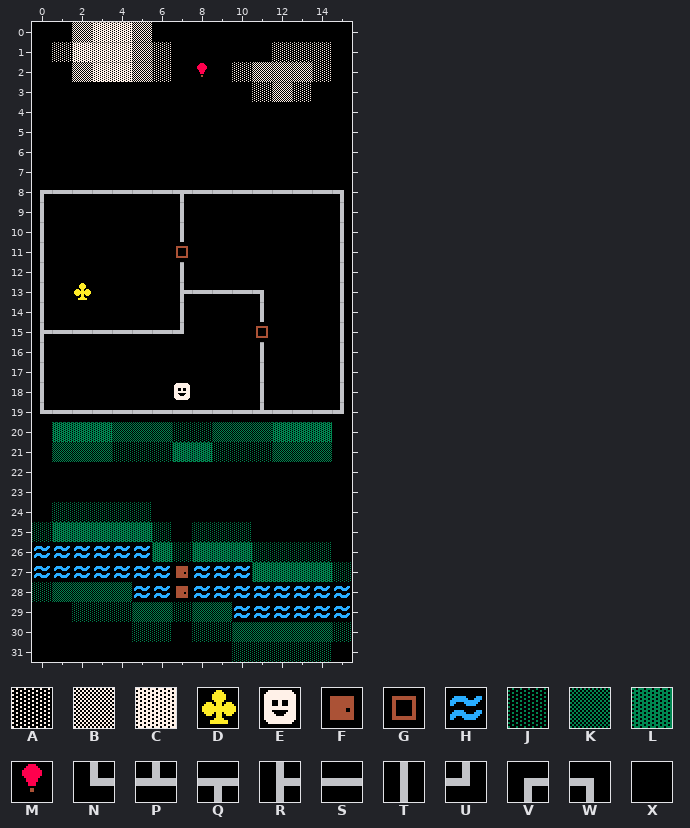
Tiled map, stored at Tiled data/Maps/1-intro.tmx. This is how it looked before the edit.
Cells are 20x20 px. Shown: x 0..15, y 0..31.
Key: from "Tileset": A 0, B 1, C 2, D 3, E 4, F 6, G 7, H 9, J 12, K 13, L 14, M 15, N 18, P 19, Q 20, R 21, S 22, T 24, U 26, V 27, W 28, X 29.
_ is an empty cell.
Layer "Warstwa Kafelków 1" before, first column x 0:
 0 XXBCCBXXXXXXXXXX
 1 XACCCBAXXXXXAAAX
 2 XXBCCBAXMXABBBAX
 3 XXXXXXXXXXXABAXX
 4 XXXXXXXXXXXXXXXX
 5 XXXXXXXXXXXXXXXX
 6 XXXXXXXXXXXXXXXX
 7 XXXXXXXXXXXXXXXX
 8 VSSSSSSQSSSSSSSW
 9 TXXXXXXTXXXXXXXT
10 TXXXXXXTXXXXXXXT
11 TXXXXXXGXXXXXXXT
12 TXXXXXXTXXXXXXXT
13 TXDXXXXRSSSWXXXT
14 TXXXXXXTXXXTXXXT
15 RSSSSSSUXXXGXXXT
16 TXXXXXXXXXXTXXXT
17 TXXXXXXXXXXTXXXT
18 TXXXXXXEXXXTXXXT
19 NSSSSSSSSSSPSSSU
20 XLLLKKKJJKKKLLLX
21 XKKKJJJLLJJJKKKX
22 XXXXXXXXXXXXXXXX
23 XXXXXXXXXXXXXXXX
24 XJJJJJXXXXXXXXXX
25 JLLLLLJXJJJXXXXX
26 HHHHHHLJLLLJJJJX
27 HHHHHHHFHHHLLLLJ
28 JKKKKHHFHHHHHHHH
29 XXJJJKKJKKHHHHHH
30 XXXXXJJXJJKKKKKJ
31 XXXXXXXXXXJJJJJX
After:
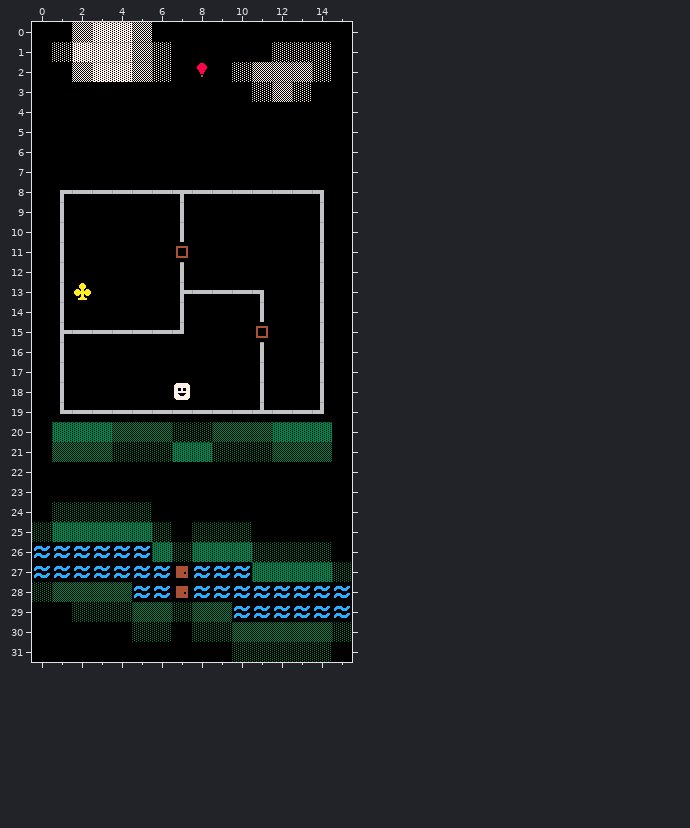
Edits made:
Layer "Warstwa Kafelków 1":
Tile S gives way to tile N in row 19 at x 1.
Tile S gives way to tile R in row 15 at x 1.
Tile X gives way to tile T in rows 9 to 14 at x 1 and 14; in row 15 at x 14; in rows 16 to 18 at x 1 and 14.
Tile S gives way to tile U in row 19 at x 14.
Tile S gives way to tile V in row 8 at x 1.
Tile S gives way to tile W in row 8 at x 14.
Tile N gives way to tile X in row 19 at x 0.
Tile R gives way to tile X in row 15 at x 0.
Tile T gives way to tile X in rows 9 to 14 at x 0 and 15; in row 15 at x 15; in rows 16 to 18 at x 0 and 15.
Tile U gives way to tile X in row 19 at x 15.
Tile V gives way to tile X in row 8 at x 0.
Tile W gives way to tile X in row 8 at x 15.
Changed places in both pictures, as pixel boxes (x1, y1, x2, y2):
changed: (40, 190, 64, 414)
changed: (320, 190, 344, 414)
